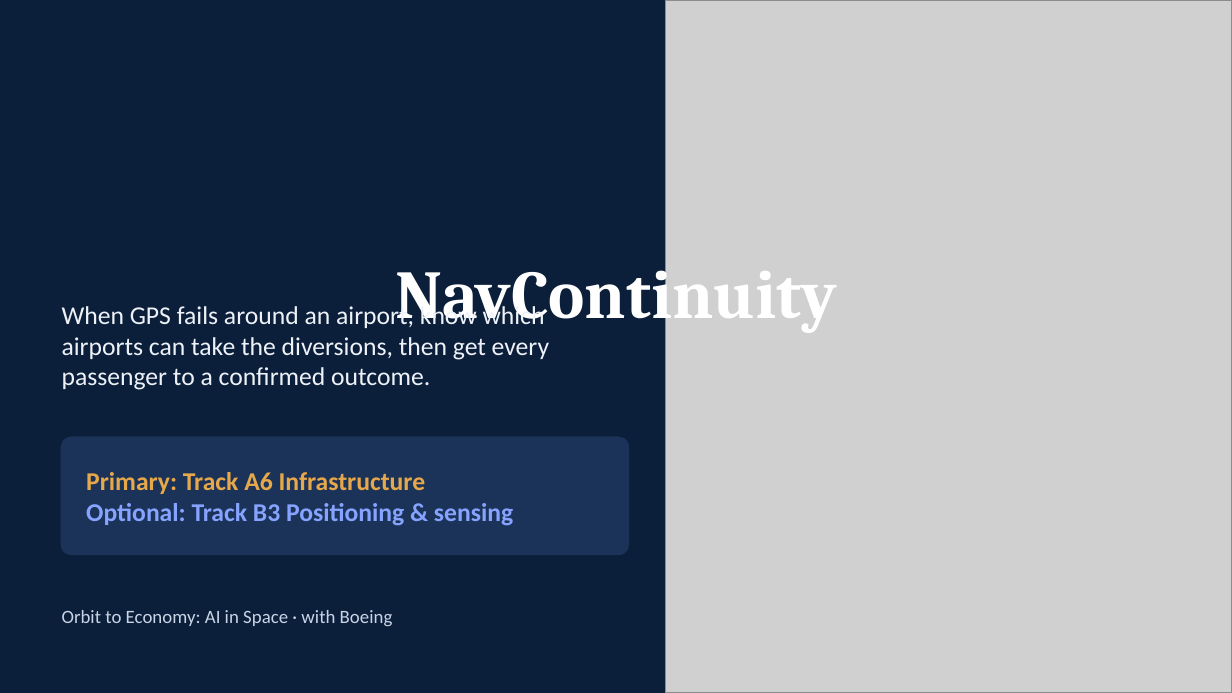
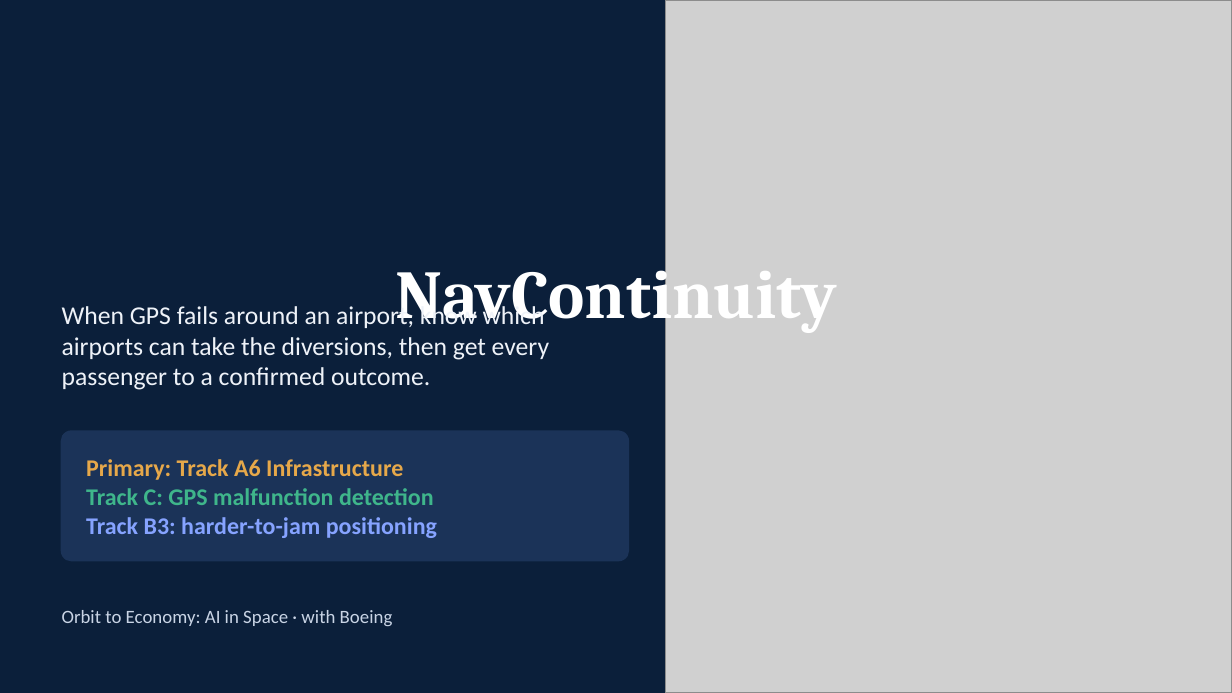
Before and after one commit to rehancodes-web/Mack.1, a slide deck: slide 1 of pitch/NavContinuity_MachAThon.pptx. Drawn at 1232x693 pixels with LibreOffice and Linux fonts; fonts in the diff are those of the drawing; grey boxes stand for pictures. Boxes give left, top, right and bottom in pixels: in the first picture for what was removed or moved away, otherwise in the second. Text is boxed around its words. In the diff, an @@ line names an element or a change of style, - is before the commit and + after.

```diff
--- a/pitch/NavContinuity_MachAThon.pptx
+++ b/pitch/NavContinuity_MachAThon.pptx
@@ rounded rectangle: place and size @@
-rounded rectangle at [62,437,628,554]
+rounded rectangle at [62,431,628,561]
@@ rounded rectangle at [62,431,628,561]: proportions changed @@
@@ text at [86,459,403,480]: size 15 to 14 pt in "Primary: Track A6 Infrastructure" @@
@@ text at [86,488,437,538]: text changed; size 15 to 14 pt @@
-Optional: Track B3 Positioning & sensing
+Track C: GPS malfunction detection
+Track B3: harder-to-jam positioning
```
Also in this commit, not shown: 2 other slides changed, 5 other files.
